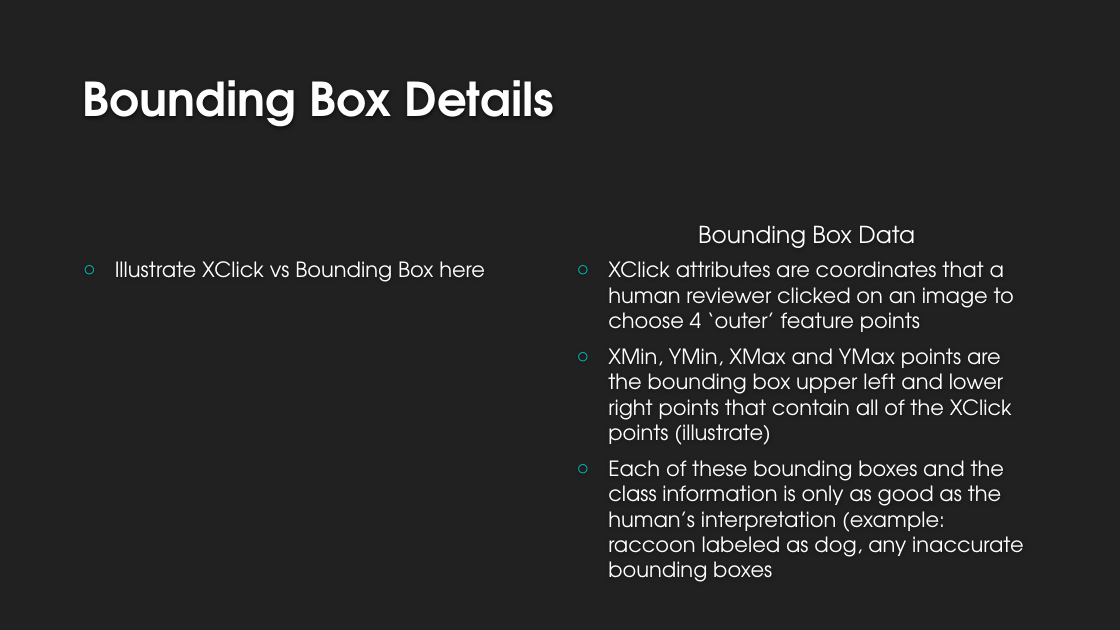
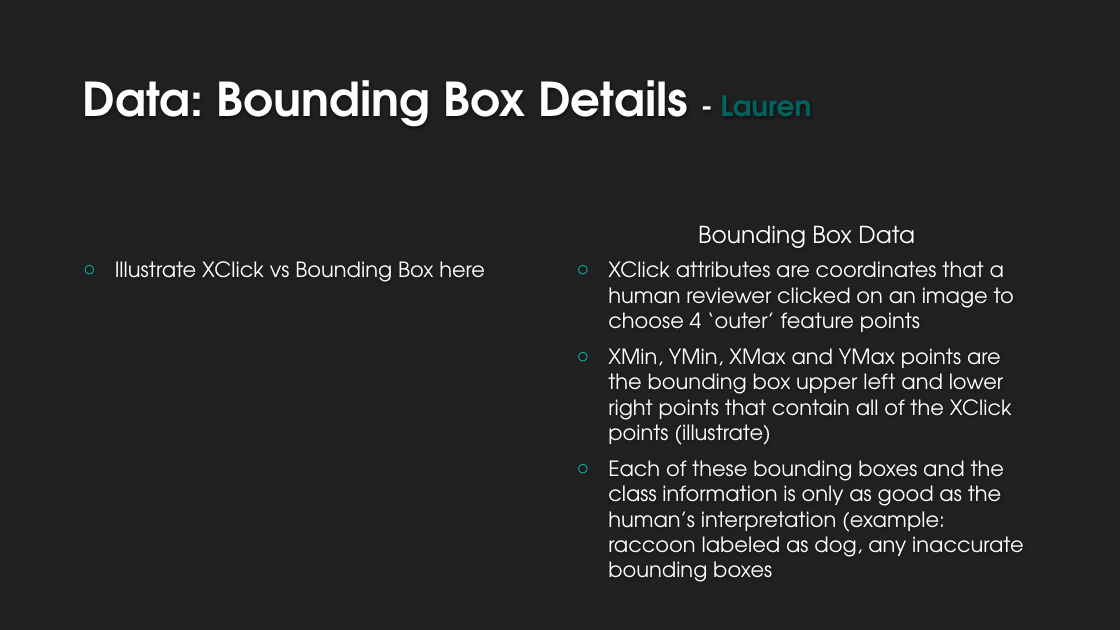
Before and after one commit to LaurenMadar/AML-finalgroup2, a slide deck: slide 5 of other/Group2_Phase1.pptx (slide 4 before the commit). Drawn at 1120x630 pixels with LibreOffice and Linux fonts; fonts in the diff are those of the drawing; background and template pictures are left out. Boxes give left, top, right and bottom in pixels: in the first picture for what was removed or moved away, otherwise in the second. Text is boxed around its words. In the diff, an @@ line names an element or a change of style, - is before the commit and + after.

```diff
--- a/other/Group2_Phase1.pptx
+++ b/other/Group2_Phase1.pptx
@@ title at box(83, 80, 812, 127): text changed @@
-Bounding Box Details
+Data: Bounding Box Details - Lauren
```
Also in this commit, not shown: 5 other slides changed, 3 slides added, 1 slide removed.
